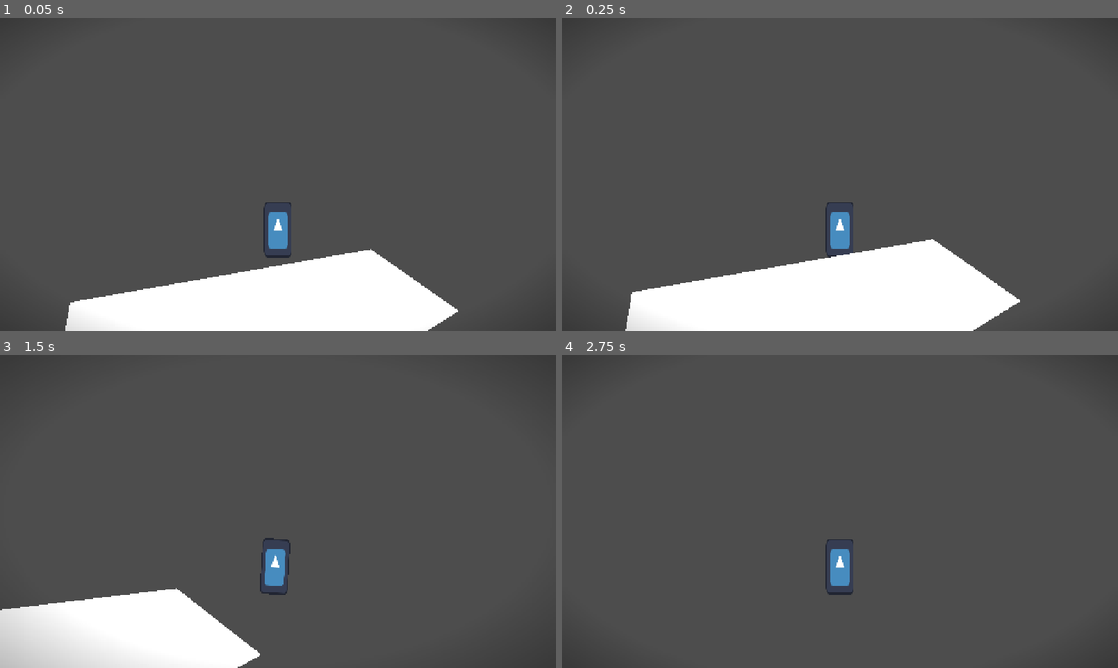
Above: before the commit, frames 1-4 (two rows, left to right).
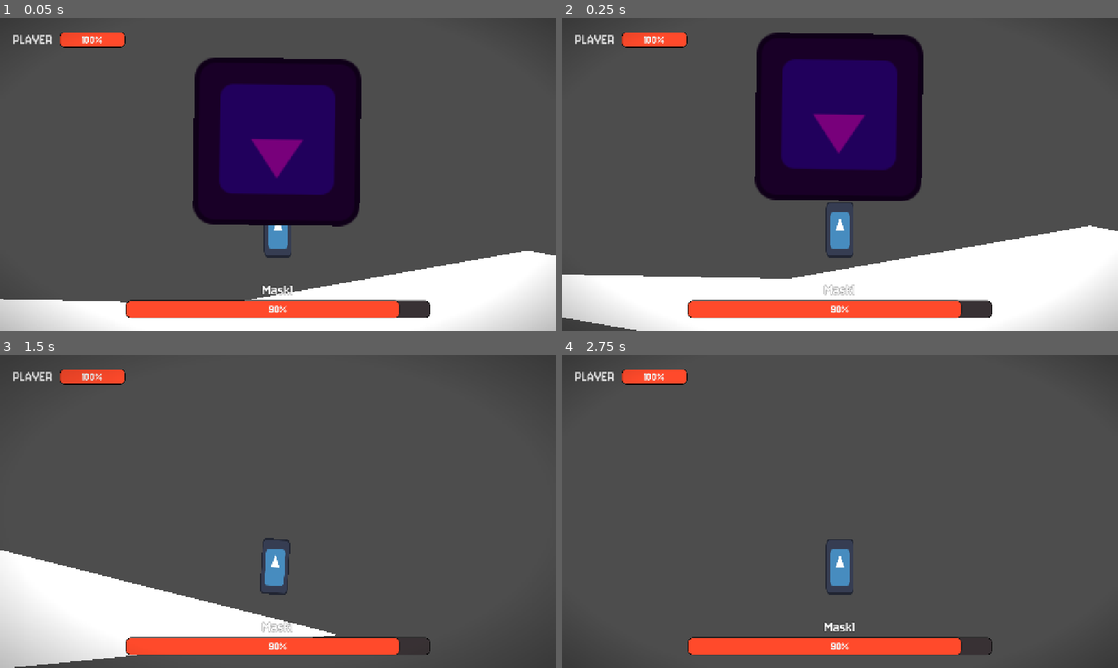
Above: after the commit, the same moments.

Repository: Jeremy-81/GamaBanda
Game: Godot game, scene res://scenes/boss_fight.tscn
Same seed, same stepped clock (60 frames per second), same inputs: the game is played once before the commit and once after it. Before the commit the project starts from res://scenes/game.tscn. The engine's default icon, where the game draws it, is replaced by a stand-in: a white triangle on a blue panel in a dark square.
Inputs:
- Up to frame 1 (0.05 s): no input
- Up to frame 2 (0.25 s): no input
- Up to frame 3 (1.5 s): hold D (go_right) from 0.53 s (still down); tap Ctrl (dash) at 0.6, 1.35 s; tap Space (jump) at 0.77 s
- Up to frame 4 (2.75 s): tap Space (jump) at 1.52 s; release D (go_right) at 2.03 s; hold A (go_left) from 2.03 s (still down); tap Ctrl (dash) at 2.1 s

The runs differ from the first frame. In frame 1, 30% of the frame differs, in the area x 0-100%, y 4-100%; in frame 2, 31%; in frame 3, 9.2%; in frame 4, 4.0%.

Commit message:
Damage_boss

Diff:
--- a/project.godot
+++ b/project.godot
@@ -11,7 +11,7 @@
 [application]
 
 config/name="GamaBanda"
-run/main_scene="uid://db60o3nemnftl"
+run/main_scene="uid://cxybxbs8vhckh"
 config/features=PackedStringArray("4.6", "Forward Plus")
 config/icon="res://icon.svg"
 
@@ -45,6 +45,12 @@
 ]
 }
 
+[layer_names]
+
+2d_physics/layer_1="World"
+2d_physics/layer_2="Player Hurtbox"
+2d_physics/layer_3="Boss Hurtbox"
+
 [physics]
 
 3d/physics_engine="Jolt Physics"
--- a/scenes/boss_fight.gd
+++ b/scenes/boss_fight.gd
@@ -3,10 +3,5 @@
 @onready var boss: CharacterBody2D = $Boss
 @onready var player: CharacterBody2D = $Player
 
-
 func _ready():
 	$Player/CameraTransform.remote_path = $Camera2D.get_path()
-
-
-func _process(delta: float) -> void:
-	boss.attack(player)
--- a/scenes/game_interface.gd
+++ b/scenes/game_interface.gd
@@ -7,9 +7,16 @@
 
 func _ready() -> void:
 	boss.boss_ready.connect(boss_interface_init)
+	boss.boss_damage.connect(update_boss_life)
+	boss.boss_died.connect(game_won)
 
+func update_boss_life(hp) -> void:
+	boss_life.value = hp
 
 func boss_interface_init(name, hp) -> void:
 	boss_name.text = name
 	boss_life.max_value = hp
 	boss_life.value = hp
+
+func game_won() -> void:
+	boss_name.text = "Boss DEAD - VICTORY"
--- a/scenes/objects/boss/boss.gd
+++ b/scenes/objects/boss/boss.gd
@@ -1,9 +1,12 @@
 extends CharacterBody2D
 
 signal boss_ready(name, hp)
+signal boss_damage(hp)
+signal boss_died()
 
 @export var boss_name: String
 @export var hp: float
+@export var heavy_damage_bar: float
 @export var damage: float
 
 
@@ -27,3 +30,12 @@
 
 func take_damage(amount: float) -> void:
 	hp -= amount
+	if hp < 0.0:
+		hp = 0.0
+	boss_damage.emit(hp)
+	if hp == 0.0:
+		boss_die()
+
+func boss_die() -> void:
+	boss_died.emit()
+	queue_free()
--- a/scenes/objects/boss/boss.tscn
+++ b/scenes/objects/boss/boss.tscn
@@ -2,6 +2,10 @@
 
 [ext_resource type="Texture2D" uid="uid://61wvyl0hmq1o" path="res://icon.svg" id="1_adfyq"]
 [ext_resource type="Script" uid="uid://ldec8y3af7ov" path="res://scenes/objects/boss/boss.gd" id="1_mar8m"]
+[ext_resource type="PackedScene" uid="uid://v03j4dmf32so" path="res://scenes/objects/hitbox/hitbox.tscn" id="3_4e6rw"]
+
+[sub_resource type="RectangleShape2D" id="RectangleShape2D_4e6rw"]
+size = Vector2(363.75, 369)
 
 [node name="Boss" type="CharacterBody2D" unique_id=623795894]
 script = ExtResource("1_mar8m")
@@ -20,4 +24,13 @@
 one_shot = true
 autostart = true
 
+[node name="Hitbox" parent="." unique_id=487133279 node_paths=PackedStringArray("entity") instance=ExtResource("3_4e6rw")]
+collision_layer = 4
+collision_mask = 2
+entity = NodePath("..")
+
+[node name="CollisionShape2D" type="CollisionShape2D" parent="Hitbox" unique_id=674501838]
+position = Vector2(-3, -179)
+shape = SubResource("RectangleShape2D_4e6rw")
+
 [connection signal="timeout" from="Timer" to="." method="_on_timer_timeout"]
--- a/scenes/objects/hitbox/hitbox.gd
+++ b/scenes/objects/hitbox/hitbox.gd
@@ -1,5 +1,6 @@
 extends Area2D
 
+@export var damage: float
 @export var entity: Node
 
 func take_damage(amount: float) -> void:
@@ -7,3 +8,7 @@
 		entity.take_damage(amount)
 	else:
 		push_error("No take_damage method in the called entity")
+
+
+func _on_area_entered(area: Area2D) -> void:
+	take_damage(area.damage)
--- a/scenes/objects/hitbox/hitbox.tscn
+++ b/scenes/objects/hitbox/hitbox.tscn
@@ -4,3 +4,5 @@
 
 [node name="Hitbox" type="Area2D" unique_id=487133279]
 script = ExtResource("1_yeydk")
+
+[connection signal="area_entered" from="." to="." method="_on_area_entered"]
--- a/scenes/objects/player/player.gd
+++ b/scenes/objects/player/player.gd
@@ -1,4 +1,6 @@
 extends CharacterBody2D
+
+@export var hp: float
 
 var base_darken_factor : float;
 
@@ -89,3 +91,7 @@
 func _update_darken(value) -> void:
 	%ScreenShadow.texture.gradient.set_offset(0, value);
 	pass;
+
+
+func take_damage(amount: float) -> void:
+	hp -= amount
--- a/scenes/objects/player/player.tscn
+++ b/scenes/objects/player/player.tscn
@@ -2,6 +2,7 @@
 
 [ext_resource type="Texture2D" uid="uid://61wvyl0hmq1o" path="res://icon.svg" id="1_1bf4k"]
 [ext_resource type="Script" uid="uid://c6cb16oqkrwgg" path="res://scenes/objects/player/player.gd" id="1_g10m2"]
+[ext_resource type="PackedScene" uid="uid://v03j4dmf32so" path="res://scenes/objects/hitbox/hitbox.tscn" id="3_0a575"]
 
 [sub_resource type="CapsuleShape2D" id="CapsuleShape2D_g10m2"]
 radius = 32.0
@@ -35,6 +36,9 @@
 scale_min = 0.19999999
 scale_max = 0.59999996
 
+[sub_resource type="RectangleShape2D" id="RectangleShape2D_0a575"]
+size = Vector2(60, 123.5)
+
 [node name="Player" type="CharacterBody2D" unique_id=2105575625]
 script = ExtResource("1_g10m2")
 
@@ -42,10 +46,6 @@
 
 [node name="CollisionShape2D" type="CollisionShape2D" parent="." unique_id=1364101473]
 shape = SubResource("CapsuleShape2D_g10m2")
-
-[node name="Hurtbox" type="Area2D" parent="." unique_id=2067084583]
-
-[node name="CollisionShape2D" type="CollisionShape2D" parent="Hurtbox" unique_id=1155637641]
 
 [node name="Sprite2D" type="Sprite2D" parent="." unique_id=898765978]
 scale = Vector2(0.5, 1)
@@ -81,3 +81,13 @@
 one_shot = true
 explosiveness = 1.0
 process_material = SubResource("ParticleProcessMaterial_wim6f")
+
+[node name="Hitbox" parent="." unique_id=487133279 node_paths=PackedStringArray("entity") instance=ExtResource("3_0a575")]
+collision_layer = 2
+collision_mask = 4
+damage = 10.0
+entity = NodePath("..")
+
+[node name="CollisionShape2D" type="CollisionShape2D" parent="Hitbox" unique_id=1238569936]
+position = Vector2(-1, -0.75)
+shape = SubResource("RectangleShape2D_0a575")
